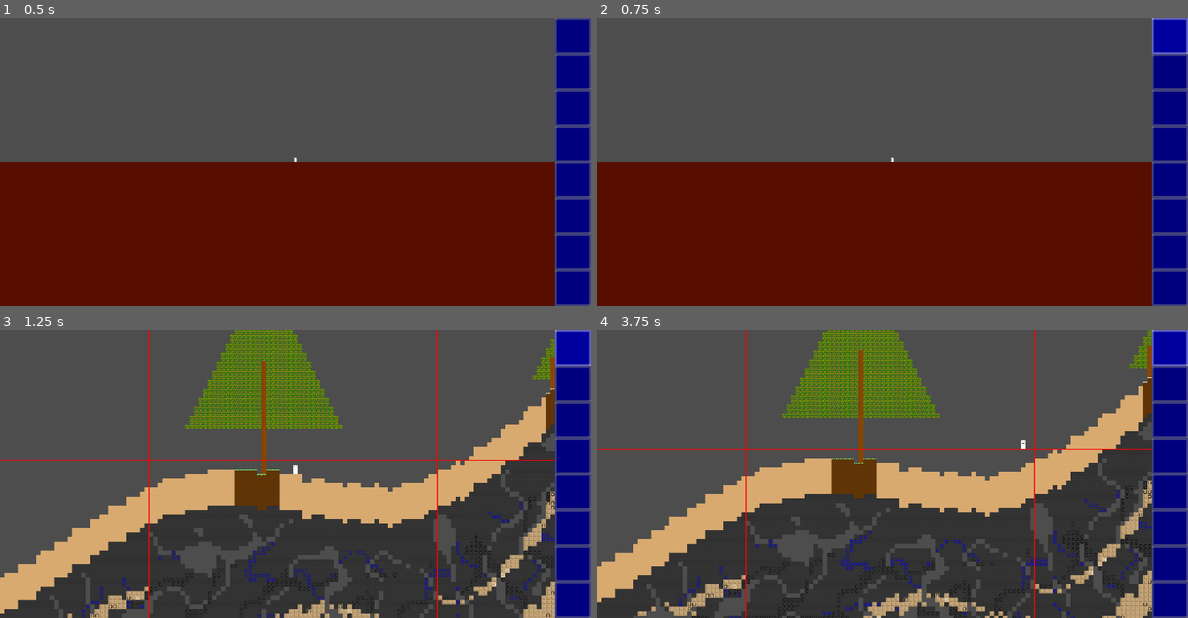
Above: before the commit, frames 1-4 (two rows, left to right).
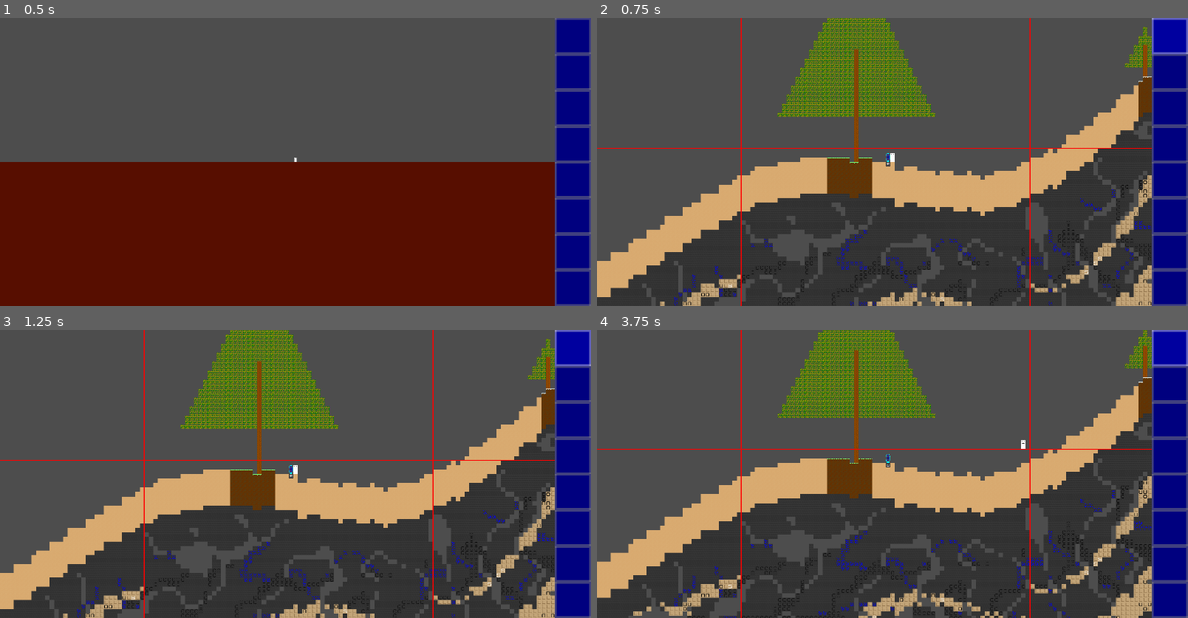
Above: after the commit, the same moments.

Repository: TwigGlenn4/BlockForge
Game: Godot game, scene res://scenes/GameScene/game_scene.tscn
Same seed, same stepped clock (60 frames per second), same inputs: the game is played once before the commit and once after it.
Inputs (mouse positions are in pixels of both pictures, inside the frame that each line leads up to):
- Up to frame 1 (0.5 s): no input
- Up to frame 2 (0.75 s): click (1170, 35) at 0.52 s
- Up to frame 3 (1.25 s): no input
- Up to frame 4 (3.75 s): click (1170, 347) at 1.27 s; click (1170, 347) at 2.02 s; tap Enter (ui_accept) at 2.75, 3.02 s; move the mouse to (1022, 459) at 2.77 s; click (1022, 459) at 2.85 s; move the mouse to (774, 488) at 3.52 s; tap Down (camera_pan_down) at 3.6 s

Frame 1 is identical in both runs. In frame 2, 56% of the frame differs, in the area x 0-94%, y 0-100%; in frame 3, 9.7%; in frame 4, 10%.

Commit message:
Player spawn at portal. Fixed PROMPT_NEXT .gd typo

Diff:
--- a/PROMPT NEXT.gd
+++ /dev/null
@@ -1,33 +0,0 @@
-PROMPT NEXT
-
-### Recommended Next Steps (After Core Chunk System)
-
-After the chunk system is working, implement the following in this priority order for a fast playable vertical slice:
-
-0. Best done as a dedicated slice: “World = facade over ChunkManager,” then delete Chunk.
-
-1. **Background Layer**
-   - Add a background `TileMap` layer for walls that remain visible after digging.
-   - Reveal this layer when foreground tiles are removed.
-
-2. **Basic Lighting & Shading**
-   - Underground darkness that increases with depth.
-   - Simple point lights (torches) and fake orthogonal shading on dug edges.
-
-3. **Player Digging**
-   - Left-click (or tool use) to dig foreground blocks.
-   - Update the chunk's `PackedInt64Array`, mark chunk dirty, and spawn particles/items.
-
-4. **Item Collection**
-   - Dug materials drop as pickups and go into player inventory.
-
-5. **Pathfinding**
-   - Improve surface point-and-click movement.
-   - Add per-chunk cached pathfinding for general navigation (rebuild cache when chunk changes).
-
-6. **Advanced Features** (Phase 2)
-   - Autodigging mechanics.
-   - Full complex object support (monsters, workbenches, moving entities).
-   - Expiration system for static items (torches going out, fruit falling, etc.).
-
-Focus first on making digging + collection feel good with the new chunk system.
--- a/classes/worldgen_v2.gd
+++ b/classes/worldgen_v2.gd
@@ -1060,20 +1060,16 @@
 		)
 
 
-# Pick portal column X once for mapped worlds (same middle-half rule as legacy gen).
+# Pick portal X once: center block of the central map column.
 func ensure_mapped_portal_x() -> void:
 	if world.world_portal_pos != Vector2i.ZERO:
 		return
-	var w: int = WorldConfig.world_width_tiles()
-	if w <= 0:
-		return
-	var half: int = maxi(1, w / 2)
-	var x: int = int(rand_from_seed(world.w_seed)[0]) % half
-	x += int(w * 0.25)
+	var cs: int = WorldConfig.chunk_size()
+	var center_col: int = WorldConfig.world_chunks_wide_max() / 2
+	var x: int = center_col * cs + cs / 2
 	world.world_portal_pos = Vector2i(Helpers.wrap_block_x(x), 0)
-	WorldConfig.logv("[Chunk] Portal will be at x=%d (column %d)" % [
-		world.world_portal_pos.x,
-		world.world_portal_pos.x / WorldConfig.chunk_size()
+	WorldConfig.logv("[Chunk] Portal will be at x=%d (center column %d)" % [
+		world.world_portal_pos.x, center_col
 	])
 
 
--- a/scenes/GameScene/mapping/WorldInitializer.gd
+++ b/scenes/GameScene/mapping/WorldInitializer.gd
@@ -70,20 +70,16 @@
 
 	visibility.set_generator(worldgen)
 
+	# Portal first (center column), then load neighbors, then spawn player at portal
+	if worldgen and worldgen.has_method("ensure_mapped_portal_x"):
+		worldgen.ensure_mapped_portal_x()
+
 	var center_col: int = WorldConfig.world_chunks_wide_max() / 2
 	for dx in range(-1, 2):
 		var cx: int = chunk_manager.wrap_column(center_col + dx)
 		await visibility.ensure_column(cx)
 
-	# Ensure portal column exists so crafting station is reachable after boot
-	if worldgen and worldgen.has_method("ensure_mapped_portal_x"):
-		worldgen.ensure_mapped_portal_x()
-	if world and "world_portal_pos" in world:
-		var portal_col: int = int(world.world_portal_pos.x) / WorldConfig.chunk_size()
-		portal_col = chunk_manager.wrap_column(portal_col)
-		await visibility.ensure_column(portal_col)
-
-	var spawn := _find_spawn(center_col)
+	var spawn := _spawn_at_portal(world)
 	# Match Helpers.pos_block_to_pixel so camera/character align with tiles
 	player.global_position = Helpers.pos_block_to_pixel(spawn)
 	if "current_pos" in player:
@@ -103,6 +99,25 @@
 	WorldConfig.logv("[Init] World ready at spawn %s in %d ms" % [str(spawn), Time.get_ticks_msec() - t0])
 
 
+## Stand beside the portal on the surface (portal base = world_portal_pos).
+func _spawn_at_portal(world: Node) -> Vector2i:
+	if world == null or not ("world_portal_pos" in world):
+		return _find_spawn(WorldConfig.world_chunks_wide_max() / 2)
+	var p: Vector2i = world.world_portal_pos
+	if p.y <= 0:
+		# Portal not stamped yet — fall back to surface at portal X
+		var gy: int = chunk_manager.find_surface_height(p.x)
+		if gy < 0:
+			push_warning("[Init] Portal surface missing at x=%d; using fallback spawn" % p.x)
+			return _find_spawn(WorldConfig.world_chunks_wide_max() / 2)
+		p = Vector2i(p.x, gy)
+		world.world_portal_pos = p
+	# Ground-level air cell next to portal_btm (base at p, btm at p.y+1, top at p.y+2)
+	var spawn := Vector2i(Helpers.wrap_block_x(p.x + 1), p.y + 1)
+	WorldConfig.logv("[Init] Spawn at portal %s → %s" % [str(p), str(spawn)])
+	return spawn
+
+
 func _find_spawn(center_col: int) -> Vector2i:
 	var cs: int = WorldConfig.chunk_size()
 	var gx: int = center_col * cs + cs / 2
Not shown, removed: PROMPT NEXT.gd.uid
Not shown, added: PROMPT NEXT.md
